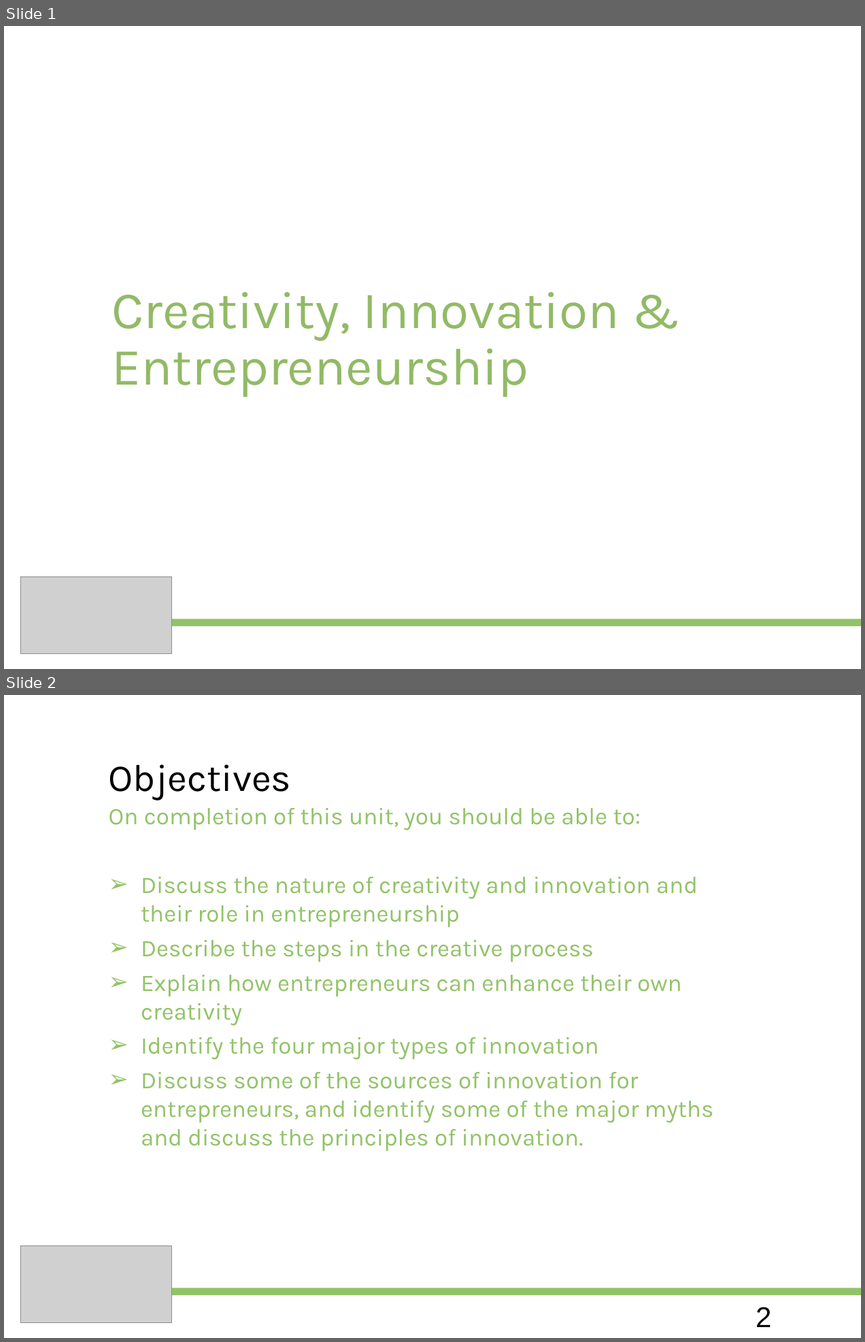
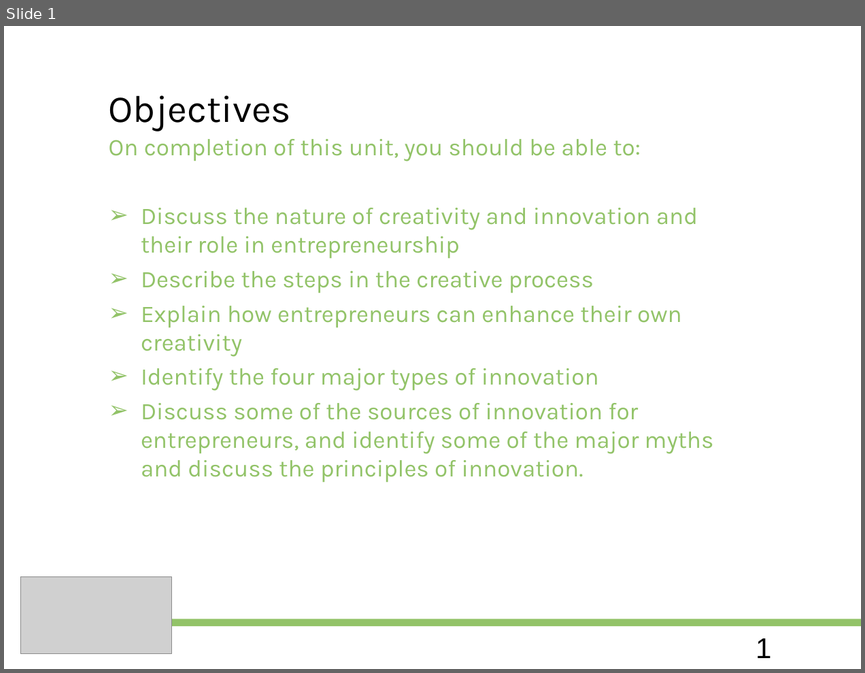
Before and after one commit to Nde-Dilan/ICT-UFALL, a slide deck: Business Innovation And Entrepreneurship/Unit 3 Creativity, innovation and entrepreneurship.ppt. Shown one above the other, each under a label of ours: slides 1 and 2 before the commit, slide 1 after it. The pictures are 865x1342 and 865x673 pixels, drawn with LibreOffice and Linux fonts; fonts in the diff are those of the drawing; grey boxes stand for pictures; background and template pictures are left out. Boxes give left, top, right and bottom in pixels: in the first picture for what was removed or moved away, otherwise in the second. Text is boxed around its words. In the diff, an @@ line names an element or a change of style, - is before the commit and + after.

```diff
--- a/Business Innovation And Entrepreneurship/Unit 3 Creativity, innovation and entrepreneurship.ppt
+++ b/Business Innovation And Entrepreneurship/Unit 3 Creativity, innovation and entrepreneurship.ppt
@@ slide 1 removed at bbox=[4, 26, 861, 669], background #FFFFFF; not listed: 1 template element that a slide beside it also shows @@
@@ title removed at bbox=[111, 292, 620, 397] @@
-Creativity, Innovation & Entrepreneurship
@@ picture removed at bbox=[21, 577, 172, 654] @@
@@ what was slide 2 is now slide 1 @@
@@ page number at bbox=[755, 638, 771, 658]: text changed @@
-2
+1
```
Also in this commit, not shown: 46 other files.
